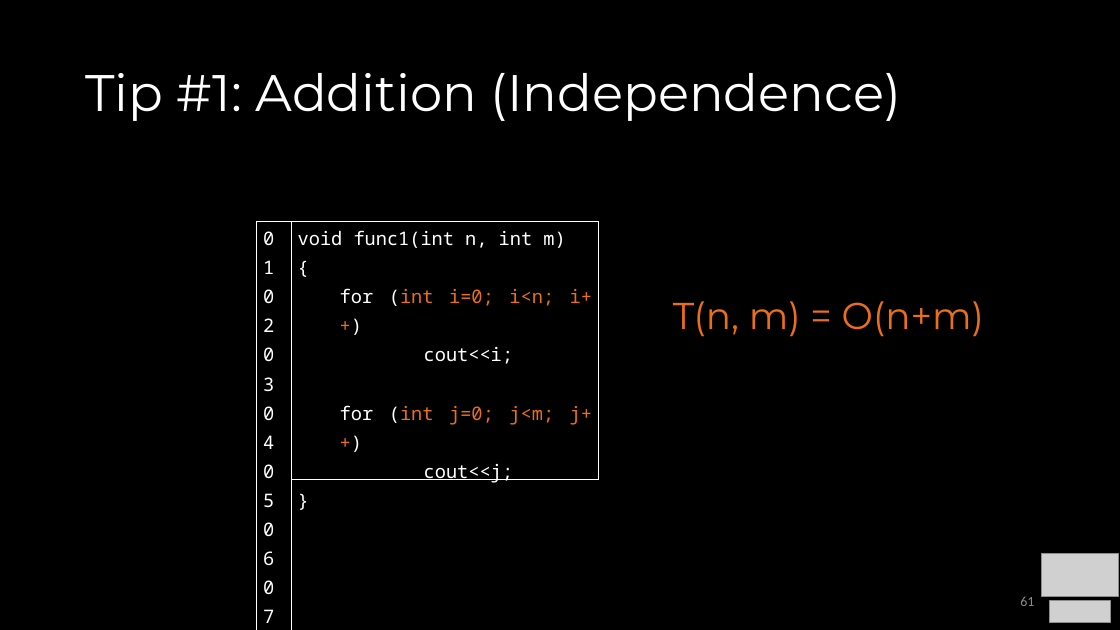
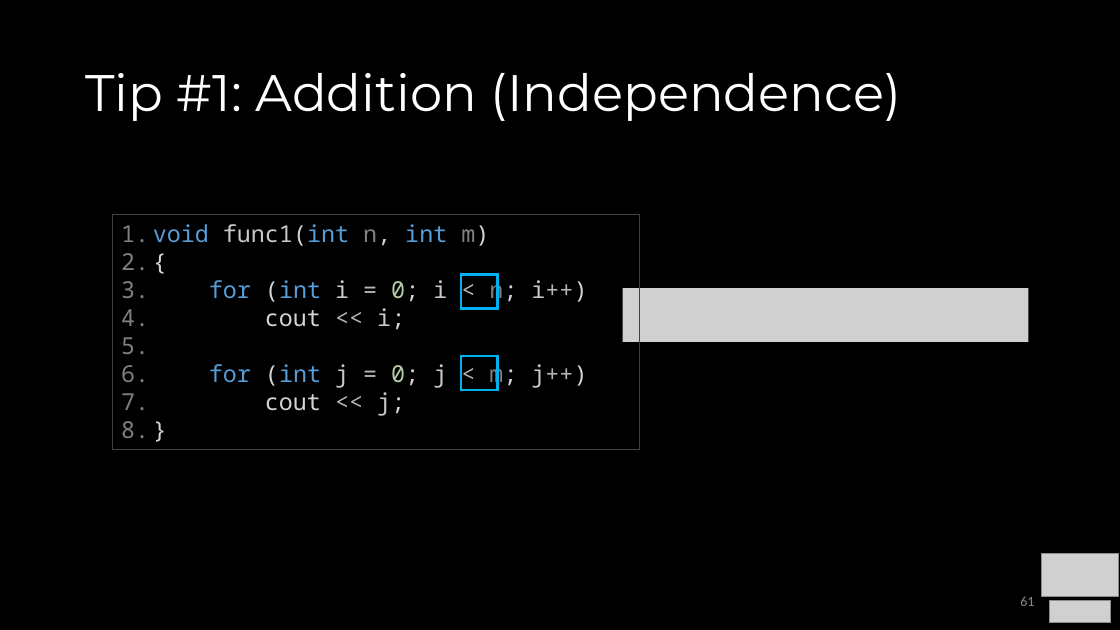
Before and after one commit to COP3530/Instructional-Content, a slide deck: slide 61 of Slides/Slides-PPT/1 - Algorithmic Analysis.pptx. Drawn at 1120x630 pixels with LibreOffice and Linux fonts; fonts in the diff are those of the drawing; grey boxes stand for pictures. Boxes give left, top, right and bottom in pixels: in the first picture for what was removed or moved away, otherwise in the second. Text is boxed around its words. In the diff, an @@ line names an element or a change of style, - is before the commit and + after.

```diff
--- a/Slides/Slides-PPT/1 - Algorithmic Analysis.pptx
+++ b/Slides/Slides-PPT/1 - Algorithmic Analysis.pptx
@@ rectangle added at <box>113,215,639,450</box>, outline #404040 0.75 pt, 20 pt, text #D4D4D4 @@
+1. void func1(int n, int m)
+2. {
+3. for (int i = 0; i < n; i++)
+4. cout << i;
+5. for (int j = 0; j < m; j++)
+6. cout << j;
+7. }
@@ table removed at <box>257,222,292,452</box>, 1 rows, 1 columns @@
-01 / 02 / 03 / 04 / 05 / 06 / 07 / 08 / 09
@@ table removed at <box>292,222,599,487</box>, 1 rows, 1 columns @@
-void func1(int n, int m) / { / for (int i=0; i<n; i++) / cout<<i; / for (int j=0; j<m; j++) / cout<<j; / }
@@ rectangle added at <box>461,275,497,309</box>, outline #00B0F0 2.25 pt @@
@@ picture added at <box>623,288,1028,342</box> @@
@@ text removed at <box>673,301,984,337</box> @@
-  T(n, m) = O(n+m)
@@ rectangle added at <box>461,356,497,391</box>, outline #00B0F0 2.25 pt @@
```
Also in this commit, not shown: 11 other slides changed, 1 other file.
